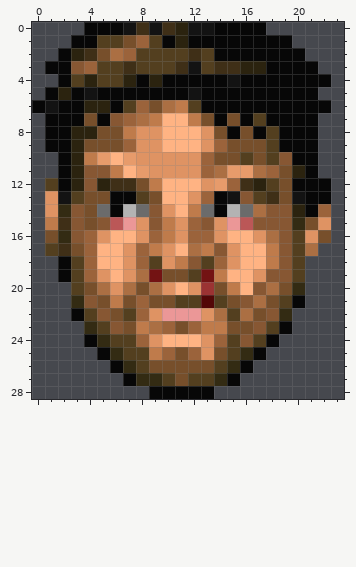
Two states of a pixel-art sprite, graphics/stfst12.png. The picture above was drawn from the file before the commit.
The file is 24x29 pixels.
The result:
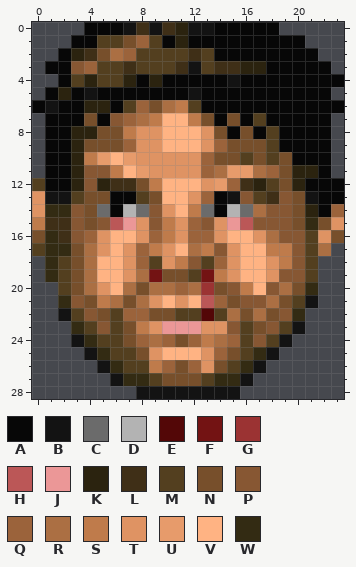
Palette (. is transparent): A #070707  B #131313  C #6b6b6b  D #b3b3b3  E #530707  F #731313  G #9b3333  H #bb5757  J #eb9797  K #2b230f  L #3f2f17  M #533f1f  N #774f2b  P #875733  Q #9b633b  R #ab6f43  S #bf7b4b  T #df9363  U #e79b6b  V #ffb383  W #332b13
Edits made:
@@ x 0..23 @@
- 0 ....AAABLBLKBBAAAA......
- 1 ...AAMMNQMAKAAAAAAAA....
- 2 ..AKLNRQMMMMLMAAAAAAA...
- 3 .AAPQMMLMMMLBMLLKKAAAA..
- 4 ..AMKMMKAKAAAAABAAAAAAA.
- 5 .AKABAAAAAAABAAAAAAAAA..
- 6 ABAAKKAMQNRSMAAAAAAAAAA.
- 7 .AAANAPQRSVVSNANAMAAAA..
- 8 .AAKKNNSTTVVVTNANAMAAA..
- 9 .AAKNNNQTTVVVTQNNNMAAA..
-10 ..AKSUVUTTTTTQNNMNMPAA..
-11 ..AKPPSVUTTTTQRUURQNKA..
-12 .MAKPKLLNSVVVTUQLKMNAAA.
-13 .TBMNNAAMNVVTQABPMLNBAA.
-14 .TWPNCADCPTVSCADCRPPKAQ.
-15 .SLPNPHJTPSTQPTJHPPPWNT.
-16 .NWPQTVVTQSTQQTVVTRPMTN.
-17 .MLNQVVTQSTVRSPTVVSPMR..
-18 ..AMQVVTQMTSPMQTVVSPM...
-19 ..AMQTVTRFNNMFSVVTPPM...
-20 ...MNRTRNRTVTGNSVPRNW...
-21 ...WPNSNQNNMMEMNPRNMA...
-22 ...AMPNMQTJJJTRMRNPW....
-23 ....WMPNSRQNQSSNNPMA....
-24 ....AWMMQTVVVTQMPMA.....
-25 .....AWMMSQNQTNMWA......
-26 ......AWMNNNNNMWA.......
-27 .......AWWMNMMWA........
-28 .........AAAAA..........
+ 0 ....AAABLBLKBBAAAAA.....
+ 1 ...AAMMNQMAKAAAAAAAAA...
+ 2 ..AKLNRQMMMMLMAAAAAAAA..
+ 3 .AAPQMMLMMMLBMLLKKAAAAA.
+ 4 ..AMKMMKAKAAAAABAAAAAAAA
+ 5 .AKABAAAAAAABAAAAAAAAAA.
+ 6 ABAAKKAMQNRSMAAAAAAAAAAA
+ 7 .AAANAPQRSVVSNANAMAAAAA.
+ 8 .AAKKNNSTTVVVTNANAMAAAA.
+ 9 .AAKNNNQTTVVVTQNNNMAAAA.
+10 .AAKSUVUTTTTTQNNMNMNAAA.
+11 .AAKPPSVUTTTTQRUURQNKKA.
+12 MAAKPKLLNSVVVTUQLKMNKAAA
+13 TBBMNNAAMNVVTQABPMLPNBAA
+14 TWWPNCADCPTVSCADCRPPNKAQ
+15 SLLPNPHJTPSTQPTJHPPPNWNT
+16 NWLPQTVVTQSTQQTVVTRPPMTN
+17 MWWNRTVTQSTVRSPTVVSSPMR.
+18 .WMNRVVTQMTSPMQTVVTSPM..
+19 .WMNRVVTRFNNMFSTVVTPPM..
+20 ..MNRTVRNRRQRGNPSVPRNW..
+21 ..WPNSRNRTVTVHQNPPRNMB..
+22 ..BMPNMQQNNMMEMRNRNPW...
+23 ...WMPMNSTJJJTTPMNPMB...
+24 ...BWMMNQRQNQSRQMPMB....
+25 ....BWMMNTVVVTQNMWB.....
+26 .....BWMMSQNQTNMWB......
+27 ......BWWMNNNMWWB.......
+28 ........BBBBBBBB........
Pixel boxes of the changes (left, top, right, bottom) in both pictures:
changed: (32, 22, 344, 399)
